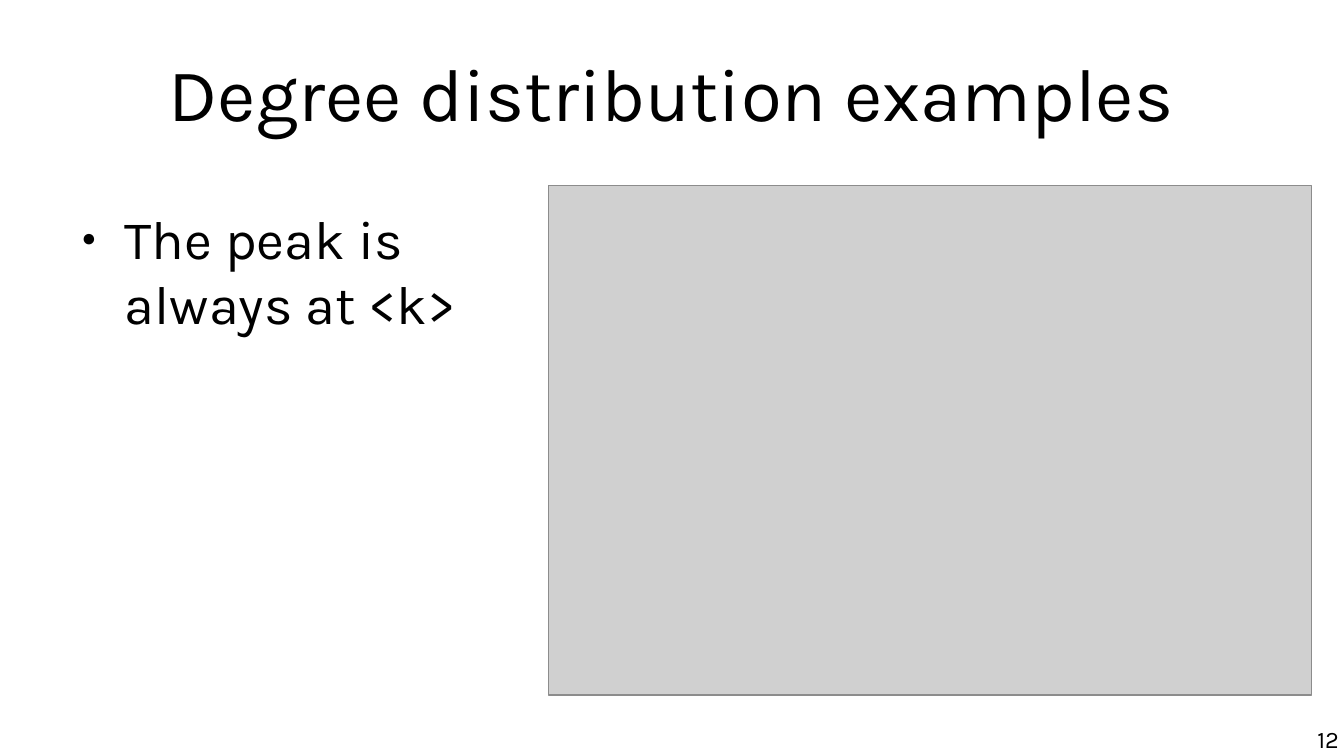
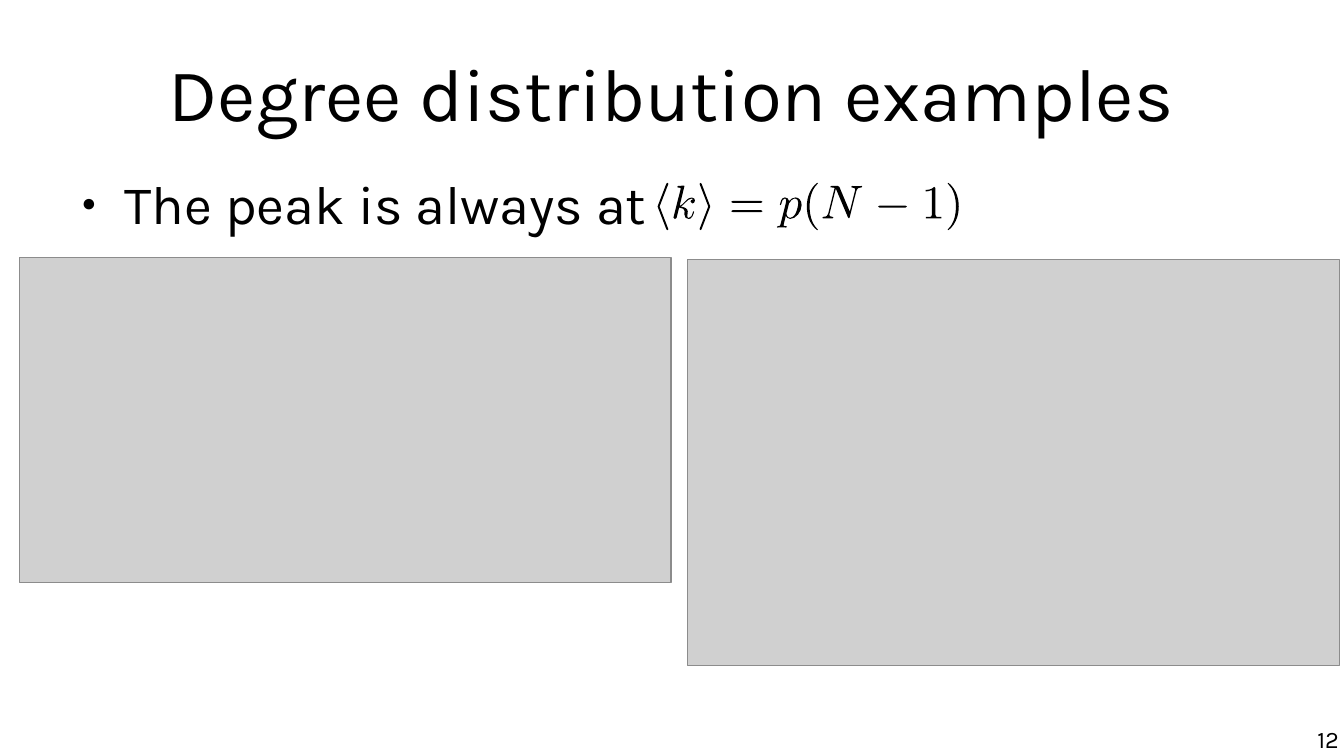
Before and after one commit to chatox/networks-science-course, a slide deck: slide 12 of theory/tt03_random_networks.odp. Drawn at 1344x756 pixels with LibreOffice and Linux fonts; fonts in the diff are those of the drawing; grey boxes stand for pictures. Boxes give left, top, right and bottom in pixels: in the first picture for what was removed or moved away, otherwise in the second. Text is boxed around its words. In the diff, an @@ line names an element or a change of style, - is before the commit and + after.

```diff
--- a/theory/tt03_random_networks.odp
+++ b/theory/tt03_random_networks.odp
@@ text at (x1=125, y1=186, x2=646, y2=238): text changed @@
-● The peak is always at <k>
+● The peak is always at
@@ group added at (x1=657, y1=183, x2=959, y2=231): 10 freeform shapes @@
@@ picture added at (x1=20, y1=257, x2=671, y2=583) @@
@@ picture resized from (x1=549, y1=185, x2=1312, y2=695) to (x1=688, y1=260, x2=1339, y2=666) @@
```
Also in this commit, not shown: 14 other slides changed, 1 slide added, 4 other files.
